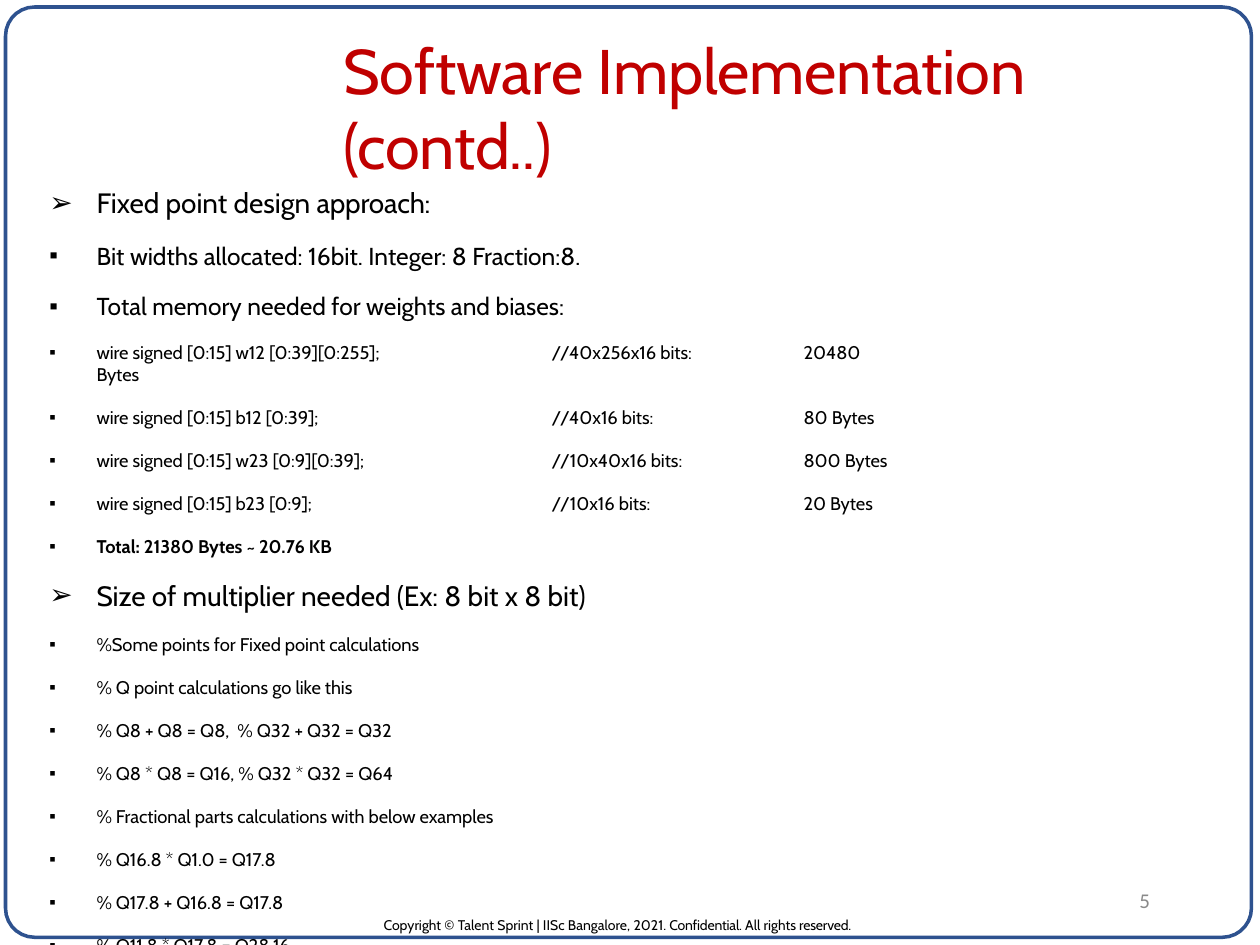
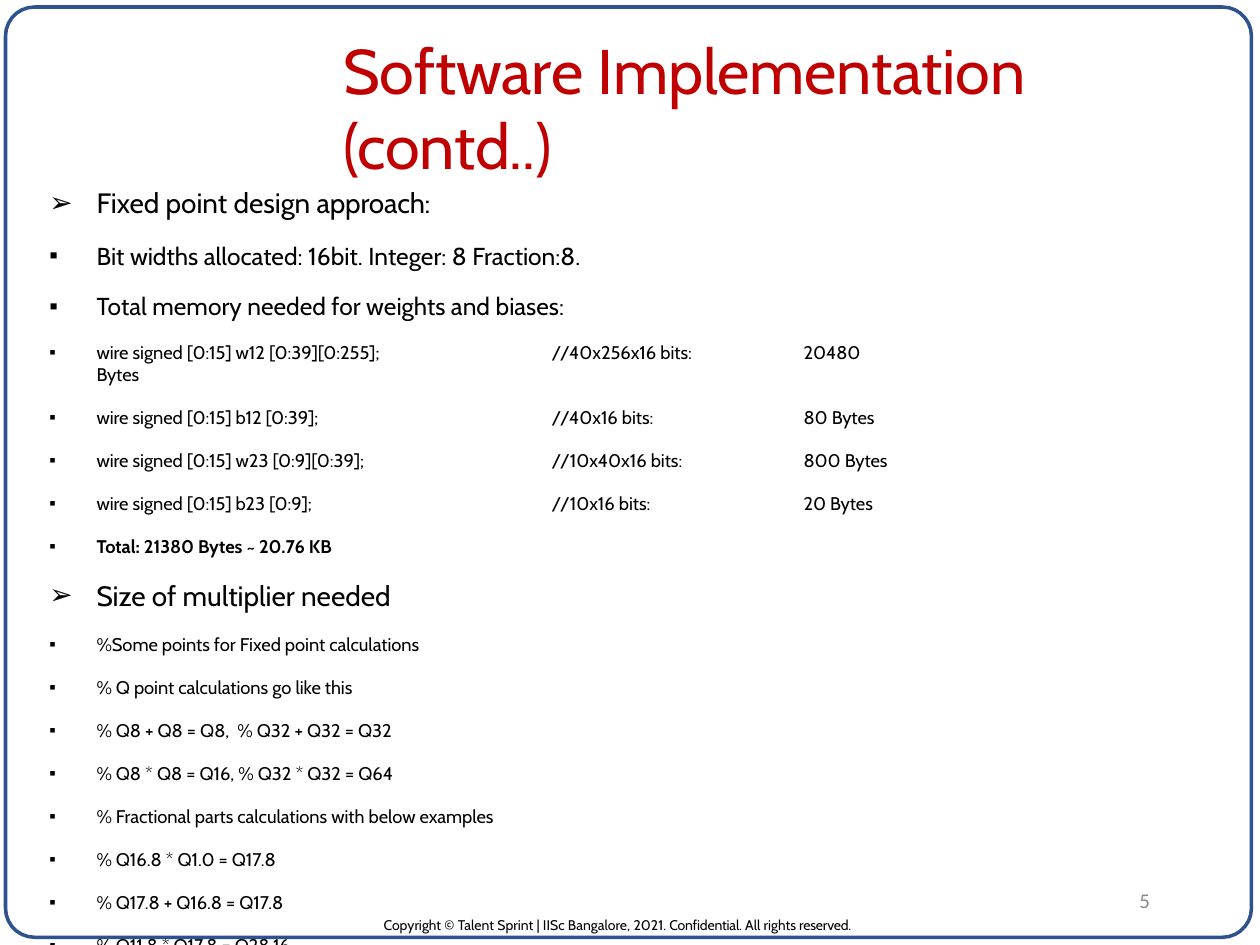
Before and after one commit to pvrajeshkumar/IISC_DVLSI_ML_Project, a slide deck: slide 5 of Project_Report/ASIC for Neural Network inference_P_V_Rajesh_Kumar.pptx. Drawn at 1260x945 pixels with LibreOffice and Linux fonts; fonts in the diff are those of the drawing. Boxes give left, top, right and bottom in pixels: in the first picture for what was removed or moved away, otherwise in the second. Text is boxed around its words. In the diff, an @@ line names an element or a change of style, - is before the commit and + after.

```diff
--- a/Project_Report/ASIC for Neural Network inference_P_V_Rajesh_Kumar.pptx
+++ b/Project_Report/ASIC for Neural Network inference_P_V_Rajesh_Kumar.pptx
@@ text at bbox=[97, 585, 390, 612]: text changed @@
-      ➢ Size of multiplier needed (Ex: 8 bit x 8 bit)
+      ➢ Size of multiplier needed
```
Also in this commit, not shown: 6 other slides changed.
